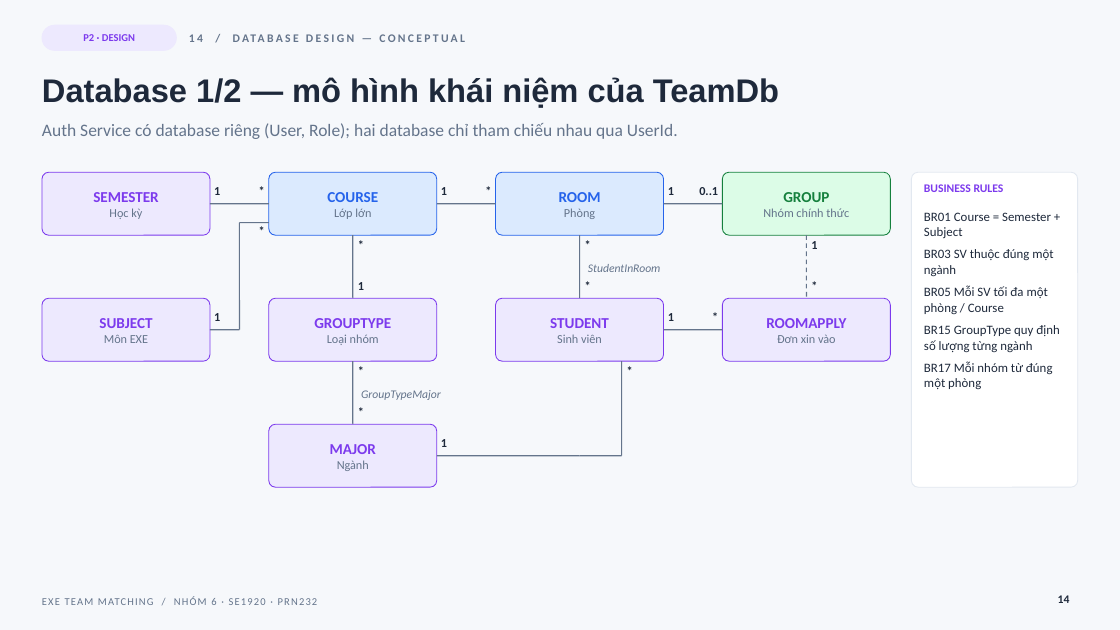
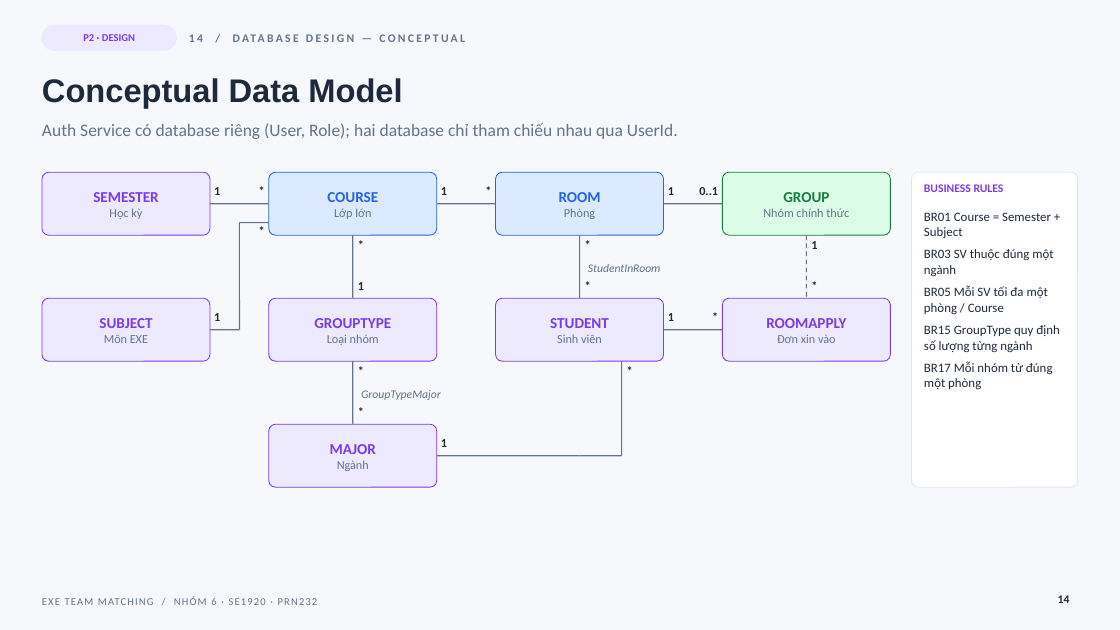
Before and after one commit to co-duong-hao/PRN232_Final, a slide deck: slide 14 of docs/slides/EXE_Team_Matching_Nhom6.pptx. Drawn at 1120x630 pixels with LibreOffice and Linux fonts; fonts in the diff are those of the drawing. Boxes give left, top, right and bottom in pixels: in the first picture for what was removed or moved away, otherwise in the second. Text is boxed around its words. In the diff, an @@ line names an element or a change of style, - is before the commit and + after.

```diff
--- a/docs/slides/EXE_Team_Matching_Nhom6.pptx
+++ b/docs/slides/EXE_Team_Matching_Nhom6.pptx
@@ title at <box>42,78,402,108</box>: text changed @@
-Database 1/2 — mô hình khái niệm của TeamDb
+Conceptual Data Model
```
Also in this commit, not shown: 27 other slides changed, 2 other files.
